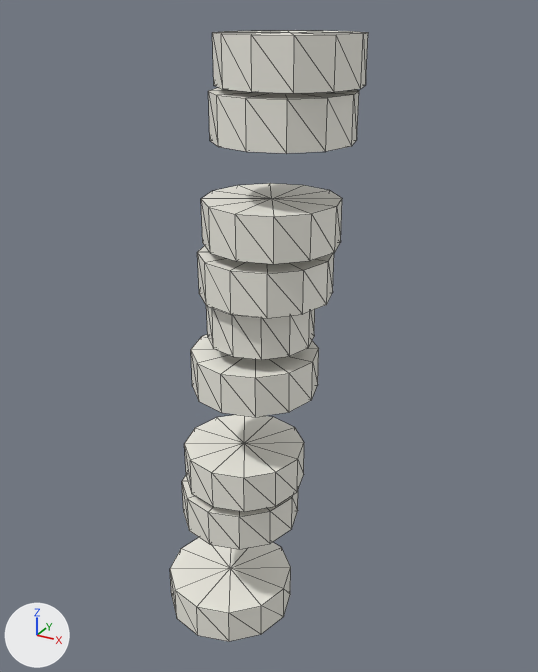
The glTF model public/studio/v2.15.0/d_pisa/model.glb, before and after one commit.
Camera for both pictures: a camera (50 mm lens) standing at (5.34, -8.26, 9.27) and looking at (0.64, 0.27, 5.01). Every picture has the same lights, and +X, +Y and +Z are marked at lower left. The picture after the commit comes second. Mesh edges are drawn as thin lines. Where no turn or scale is listed for an object, it has been applied to the vertices.

Names of what the first picture shows: 'part0', 'part1', 'part2', 'part3', 'part4', 'part5', 'part6', 'part7', 'part8'.
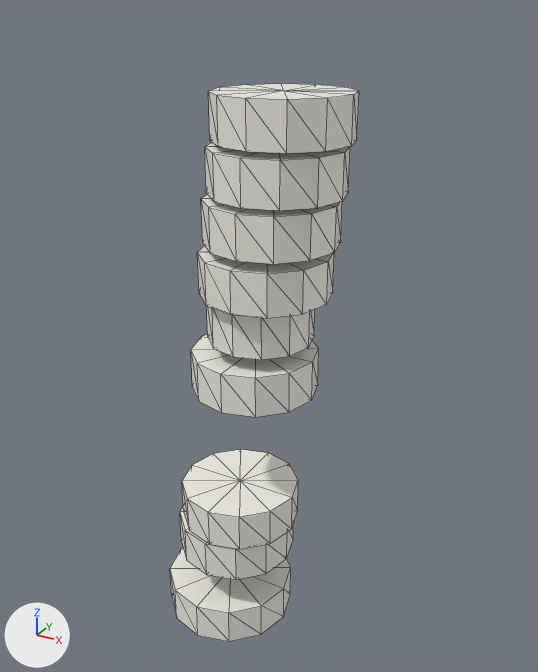
The change in detail:
me_geometry_2 is used by ob_part2; location (0.0, 0.0, 0.0).
me_geometry_2 had 26 vertices, 48 faces and spanned x -0.53..1.27, y -0.9..0.9, z 2.71..3.29.
me_geometry_2 now has 26 vertices, 48 faces and spans x -0.69..1.11, y -0.9..0.9, z 1.41..1.99.
me_geometry_2 part 1: the whole mesh is moved by (-0.16, 0.0, -1.3).
me_geometry_6 is used by ob_part6; location (0.0, 0.0, 0.0).
me_geometry_6 had 26 vertices, 48 faces and spanned x 0.17..1.97, y -0.9..0.9, z 8.44..9.02.
me_geometry_6 now has 26 vertices, 48 faces and spans x 0.01..1.81, y -0.9..0.9, z 7.14..7.72.
me_geometry_6 part 2: the whole mesh is moved by (-0.16, 0.0, -1.3).

Changed parts and their boxes (x1, y1, x2, y2) in the pictures (538 x 672 px):
'part6', moved
    before: (212, 30, 368, 93)
    after: (205, 143, 350, 211)
'part2', moved
    before: (184, 415, 304, 512)
    after: (180, 507, 293, 580)
